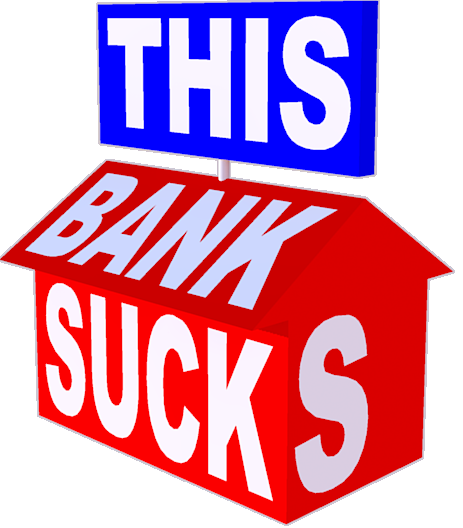
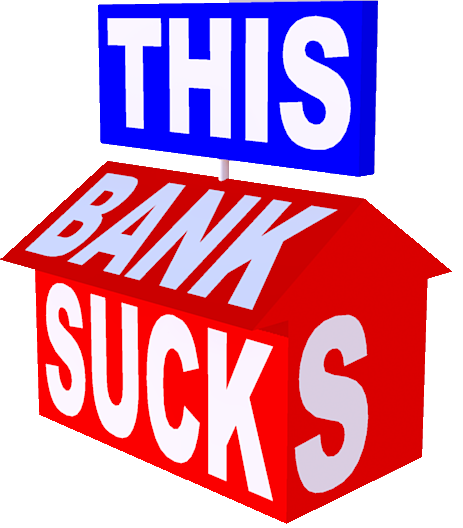
Revision of a layered 463x528 image; what changed, layer by layer:
painted on "Layer 2" over [0, 0, 455, 526]
